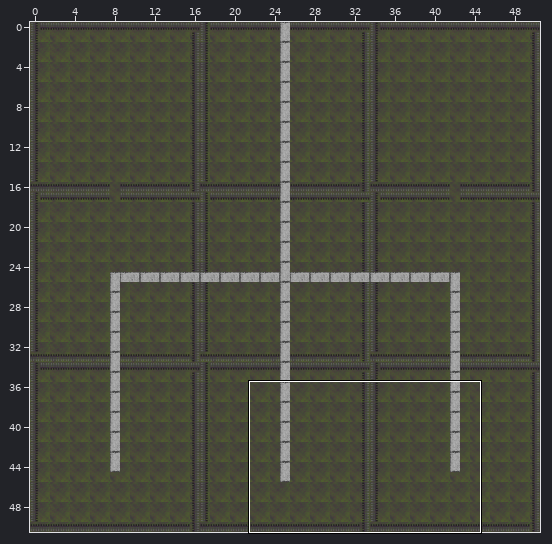
Two states of a Tiled map, Resources/maps/overworld/graveyard.tmx. Above: a wide view before the commit, with the close-up outlined.
Close-up. Earlier state:
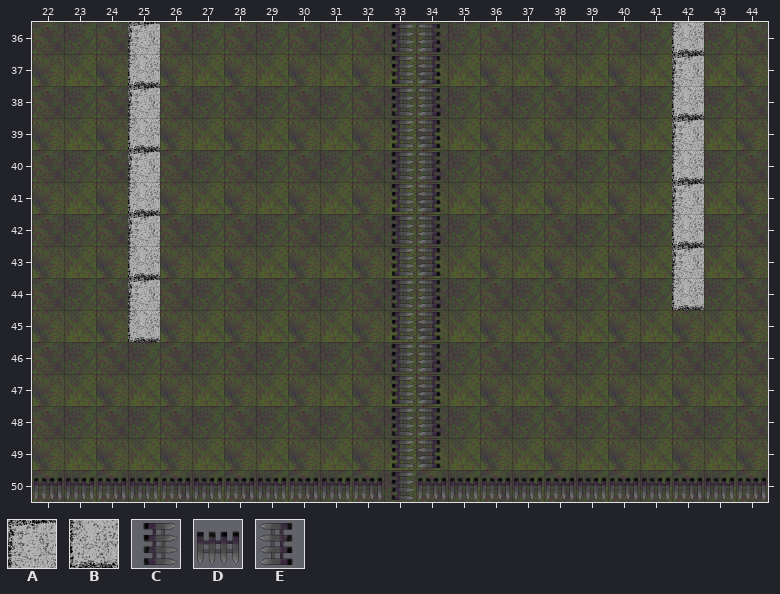
Cells are 128x128 px. Shown: x 22..44, y 36..50.
Key: from "stone": A 0, B 2; from "wall": C 1, D 2, E 3.
_ is an empty cell.
Layers that did not change in this view are not listed.
Layer "stone_path" before, first column x 22:
36 ___A________________B__
37 ___B________________A__
38 ___A________________B__
39 ___B________________A__
40 ___A________________B__
41 ___B________________A__
42 ___A________________B__
43 ___B________________A__
44 ___A________________B__
45 ___B___________________
46 _______________________
47 _______________________
48 _______________________
49 _______________________
50 _______________________
Layer "wall_tiles" before, first column x 22:
36 ___________CE__________
37 ___________CE__________
38 ___________CE__________
39 ___________CE__________
40 ___________CE__________
41 ___________CE__________
42 ___________CE__________
43 ___________CE__________
44 ___________CE__________
45 ___________CE__________
46 ___________CE__________
47 ___________CE__________
48 ___________CE__________
49 ___________CE__________
50 DDDDDDDDDDDCDDDDDDDDDDD
Once edited:
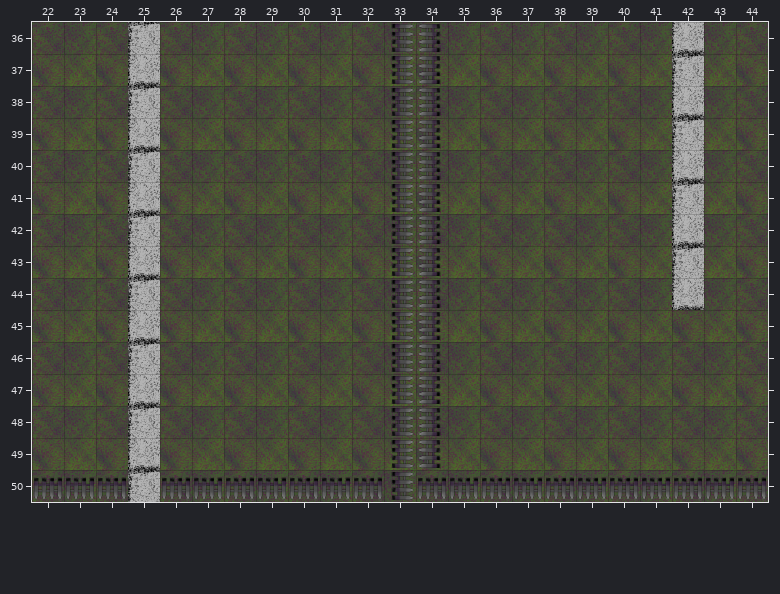
The author wrote: Headstone::conditionalLoad(), overworld graveyard inner area
Diff:
Layer "stone_path":
The author put tile A in row 46 at x 25; in row 48 at x 25; in row 50 at x 25.
The author put tile B in row 47 at x 25; in row 49 at x 25.
Layer "wall_tiles":
The edit erases tile D in row 50 at x 25.
Changed places in both close-ups, as pixel boxes (x1, y1, x2, y2):
changed: (128, 342, 160, 502)
